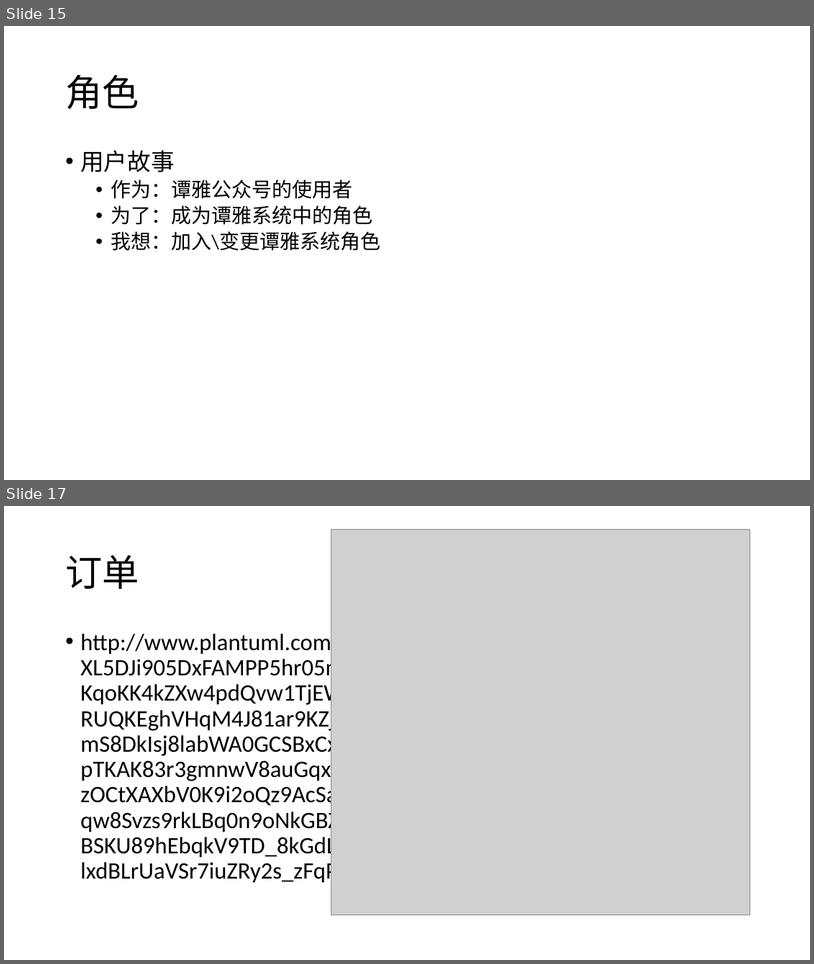
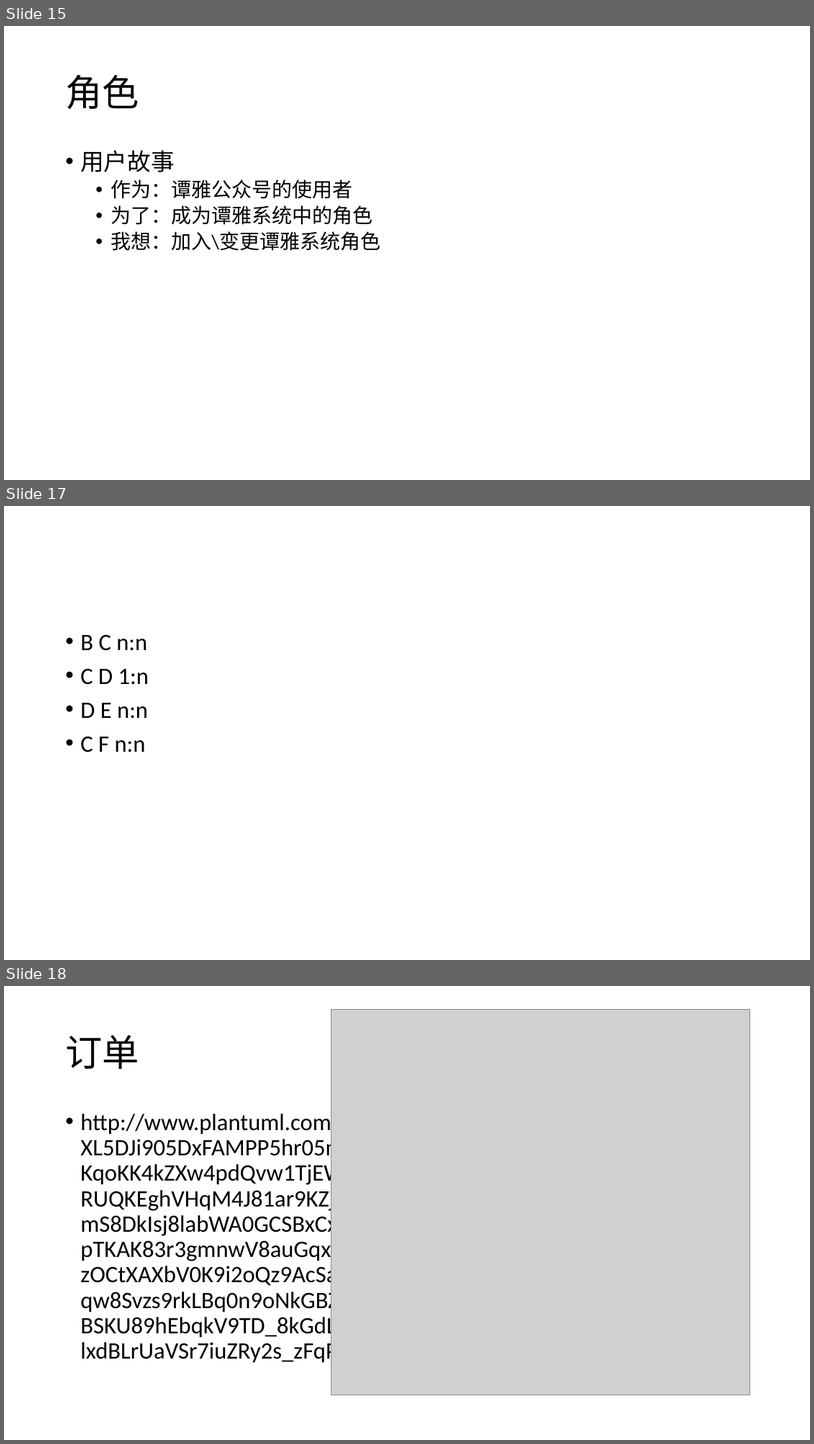
Before and after one commit to swansrp/Tanya, a slide deck: doc/prd.pptx. Shown one above the other, each under a label of ours: slides 15 and 17 before the commit, slides 15, 17 and 18 after it; the slides between them are not shown. The pictures are 814x964 and 814x1444 pixels, drawn with LibreOffice and Linux fonts; fonts in the diff are those of the drawing; grey boxes stand for pictures. Boxes give left, top, right and bottom in pixels: in the first picture for what was removed or moved away, otherwise in the second. Text is boxed around its words. In the diff, an @@ line names an element or a change of style, - is before the commit and + after.

```diff
--- a/doc/prd.pptx
+++ b/doc/prd.pptx
@@ slide 17 added at (x1=4, y1=506, x2=810, y2=960), background #FFFFFF @@
@@ text added at (x1=80, y1=634, x2=149, y2=752), 28 pt, text #000000 @@
+• B C n:n
+• C D 1:n
+• D E n:n
+• C F n:n
@@ what was slide 17 is now slide 18 @@
```
Also in this commit, not shown: 2 slides changed, 1 other slide added, 1 slide removed.
